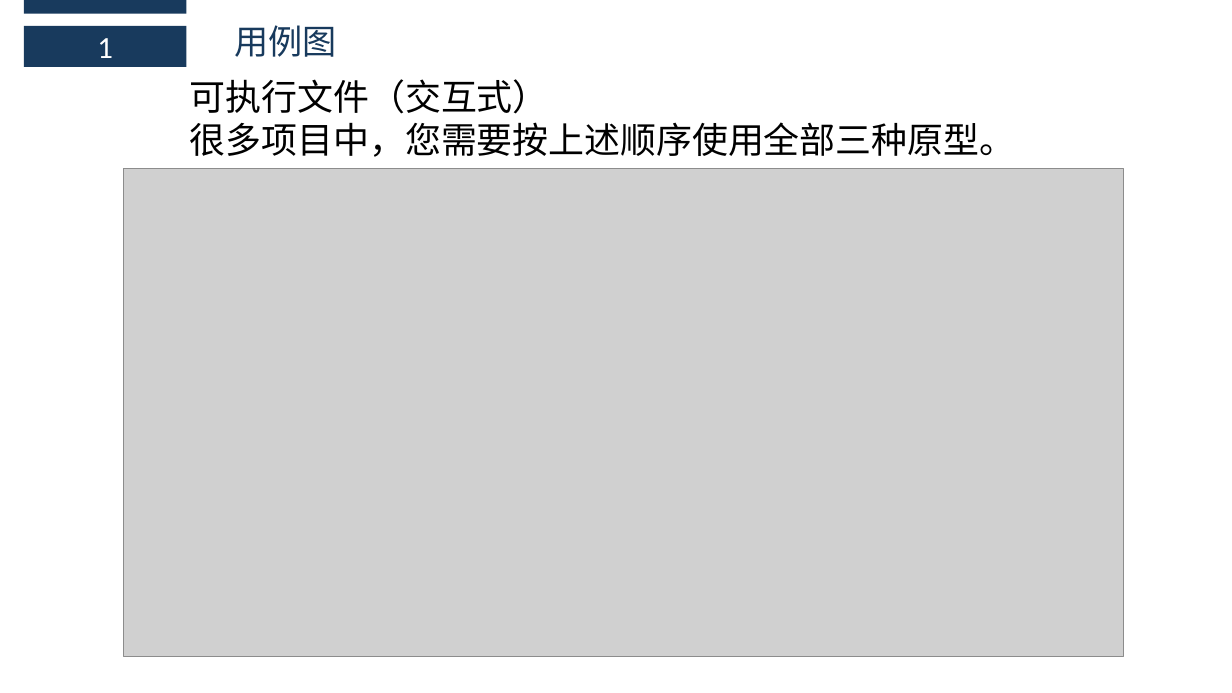
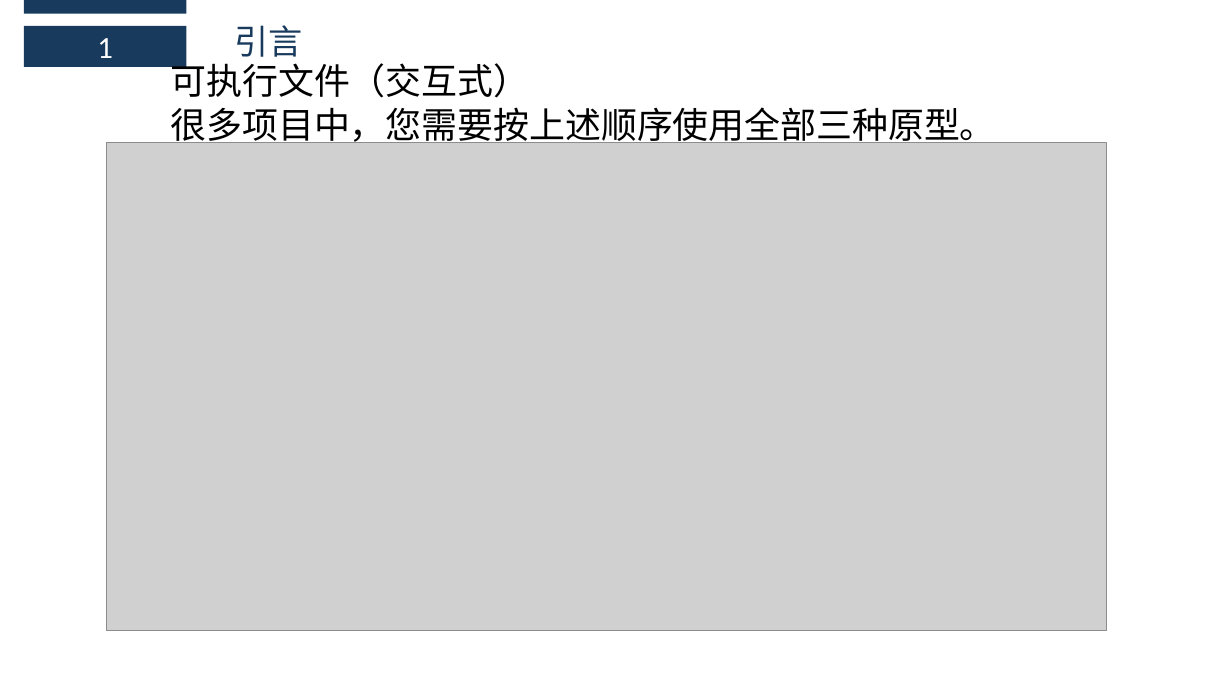
Before and after one commit to boboHh/AssistantTeaching, a slide deck: slide 9 of 受控文档/00-PPT/PRD2018-G11-界面原型.pptx. Drawn at 1232x693 pixels with LibreOffice and Linux fonts; fonts in the diff are those of the drawing; grey boxes stand for pictures. Boxes give left, top, right and bottom in pixels: in the first picture for what was removed or moved away, otherwise in the second. Text is boxed around its words. In the diff, an @@ line names an element or a change of style, - is before the commit and + after.

Commit message:
整合 为什么会有界面原型（动机）部分

```diff
--- a/受控文档/00-PPT/PRD2018-G11-界面原型.pptx
+++ b/受控文档/00-PPT/PRD2018-G11-界面原型.pptx
@@ text "可执行文件（交互式）" rewrapped from (190,79,1015,157) to (170,58,995,147) @@
@@ text at (234,25,302,57): text changed @@
-用例图
+引言
@@ picture: place and size @@
-picture at (124,169,1124,657)
+picture at (107,143,1107,631)
```
Also in this commit, not shown: 2 other slides changed, 2 slides added.
